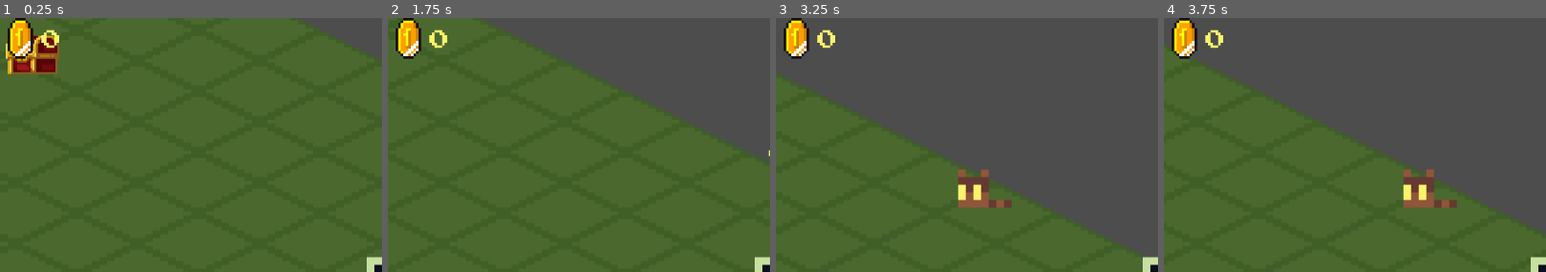
Above: before the commit, frames 1-4 (left to right).
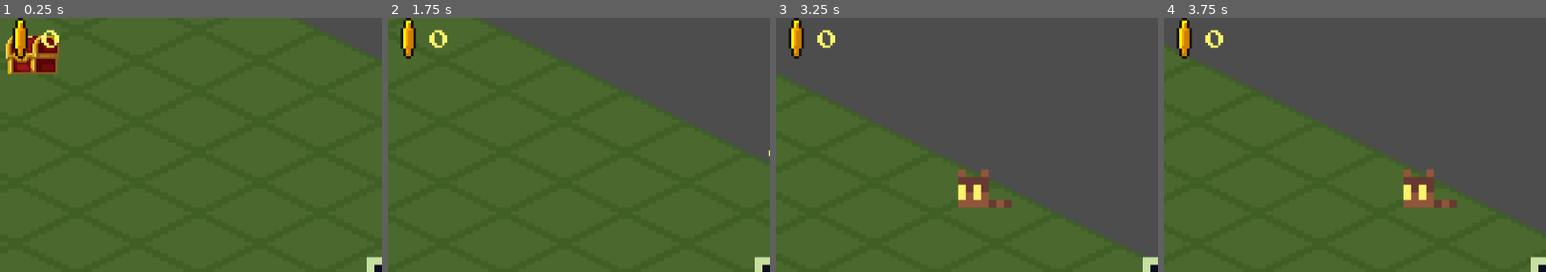
Above: after the commit, the same moments.

Repository: skyegrey/youtube-game
Game: Godot game, scene res://Scenes/main.tscn
Same seed, same stepped clock (60 frames per second), same inputs: the game is played once before the commit and once after it.
Inputs (mouse positions are % of the whole screen's width and height, from its top left):
- Up to frame 1 (0.25 s): no input
- Up to frame 2 (1.75 s): move the mouse to (72, 45) at 0.52 s; hold Right (ui_right) 0.53-1.25 s; tap E (ui_interact) at 0.6 s; click (72, 45) at 0.67 s; drag from (30, 55) to (53, 34) at 1.27 s
- Up to frame 3 (3.25 s): move the mouse to (60, 28) at 2.02 s; hold Right (ui_right) 2.03-2.75 s; tap E (ui_interact) at 2.1 s; drag from (45, 70) to (20, 35) at 2.77 s
- Up to frame 4 (3.75 s): move the mouse to (80, 65) at 3.52 s; hold Left (ui_left) from 3.53 s (still down); tap E (ui_interact) at 3.6 s
The pictures show only the part of the screen within x 0-50%, y 0-50%; the shares and areas given below are measured in that part.

The runs differ from the first frame. In frame 1, 0.8% of the frame differs, in the area x 2-9%, y 0-17%; in frame 2, 0.8%; in frame 3, 0.8%; in frame 4, 0.8%.

Commit message:
item display

Diff:
--- a/godot/Scenes/chest.gd
+++ b/godot/Scenes/chest.gd
@@ -3,6 +3,7 @@
 @onready var animated_sprite_2d = $AnimatedSprite2D
 @onready var loot_inventory_control = %LootInventoryControl
 @onready var inventory = %Inventory
+@onready var new_item_display = $"../../UILayer/UI/NewItemDisplay"
 
 const WITCH_HAT = preload("res://Resources/Instances/witch-hat.tres")
 
@@ -10,4 +11,5 @@
 	animated_sprite_2d.play("open")
 	inventory.add_to_inventory(WITCH_HAT)
 	inventory.add_money(100)
+	new_item_display.display_new_item()
 	#loot_inventory_control.open(self)
--- a/godot/Scenes/main.tscn
+++ b/godot/Scenes/main.tscn
@@ -19,7 +19,9 @@
 [ext_resource type="PackedScene" uid="uid://b2lesre7doh7r" path="res://Scenes/equipment_slot.tscn" id="10_hptm8"]
 [ext_resource type="Texture2D" uid="uid://c4r6g1gvf8nhq" path="res://Assets/UI/coin-icon.png" id="13_hibaj"]
 [ext_resource type="Script" uid="uid://y1d8etq35e43" path="res://Scenes/money_display.gd" id="13_pdsj5"]
+[ext_resource type="Texture2D" uid="uid://clxcob1i5hqj8" path="res://Assets/Items/witch-hat.png" id="15_ee4r6"]
 [ext_resource type="Script" uid="uid://dnjvmob3nkqle" path="res://Scenes/loot_inventory_control.gd" id="15_fevyy"]
+[ext_resource type="Script" uid="uid://cpsrhkhk5nw0p" path="res://Scenes/new_item_display.gd" id="15_gt3je"]
 [ext_resource type="Script" uid="uid://drn764q21o03q" path="res://Scripts/boss_info_controll.gd" id="17_h1bgf"]
 
 [sub_resource type="TileSetAtlasSource" id="TileSetAtlasSource_0xm2m"]
@@ -348,7 +350,7 @@
 scale = Vector2(4, 4)
 sprite_frames = SubResource("SpriteFrames_neg2b")
 autoplay = "default"
-frame_progress = 0.771982
+frame_progress = 0.185215
 
 [node name="MarginContainer" type="MarginContainer" parent="UILayer/UI/MoneyDisplay"]
 layout_mode = 1
@@ -371,6 +373,42 @@
 bbcode_enabled = true
 text = "[color=faf36b]0"
 
+[node name="NewItemDisplay" type="Control" parent="UILayer/UI"]
+layout_mode = 1
+anchors_preset = 2
+anchor_top = 1.0
+anchor_bottom = 1.0
+offset_top = -286.0
+offset_right = 313.0
+offset_bottom = -153.0
+grow_vertical = 0
+script = ExtResource("15_gt3je")
+
+[node name="NewItemNotification" type="Control" parent="UILayer/UI/NewItemDisplay"]
+modulate = Color(1, 1, 1, 0)
+layout_mode = 1
+anchors_preset = 2
+anchor_top = 1.0
+anchor_bottom = 1.0
+offset_top = 17.0
+offset_right = 226.0
+offset_bottom = 77.0
+grow_vertical = 0
+
+[node name="TextureRect" type="TextureRect" parent="UILayer/UI/NewItemDisplay/NewItemNotification"]
+layout_mode = 2
+offset_right = 65.0
+offset_bottom = 65.0
+texture = ExtResource("15_ee4r6")
+
+[node name="RichTextLabel" type="RichTextLabel" parent="UILayer/UI/NewItemDisplay/NewItemNotification"]
+layout_mode = 2
+offset_left = 77.0
+offset_top = 27.0
+offset_right = 236.0
+offset_bottom = 55.0
+text = "Mage Hat"
+
 [node name="ModalBackground" type="TextureRect" parent="UILayer/UI"]
 unique_name_in_owner = true
 visible = false
--- /dev/null
+++ b/godot/Scenes/new_item_display.gd
@@ -0,0 +1,8 @@
+class_name NewItemDisplay extends Control
+
+@onready var new_item_notification = $NewItemNotification
+
+func display_new_item():
+	var tween = get_tree().create_tween()
+	tween.tween_property(new_item_notification, "position:y", 75, .25)
+	tween.parallel().tween_property(new_item_notification, "modulate:a", 1, .25)
Not shown: 1 places in godot/Scenes/main.tscn that only renumber resources
Not shown, added: godot/Scenes/new_item_display.gd.uid
Not shown, changed: obsidian/youtubegame/ToDo.md
